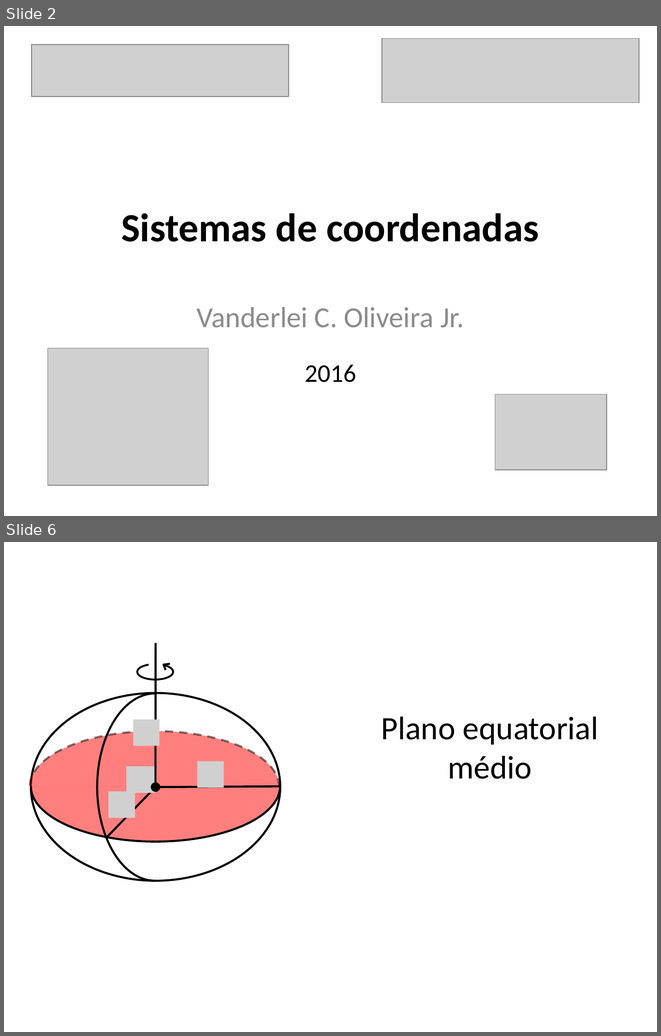
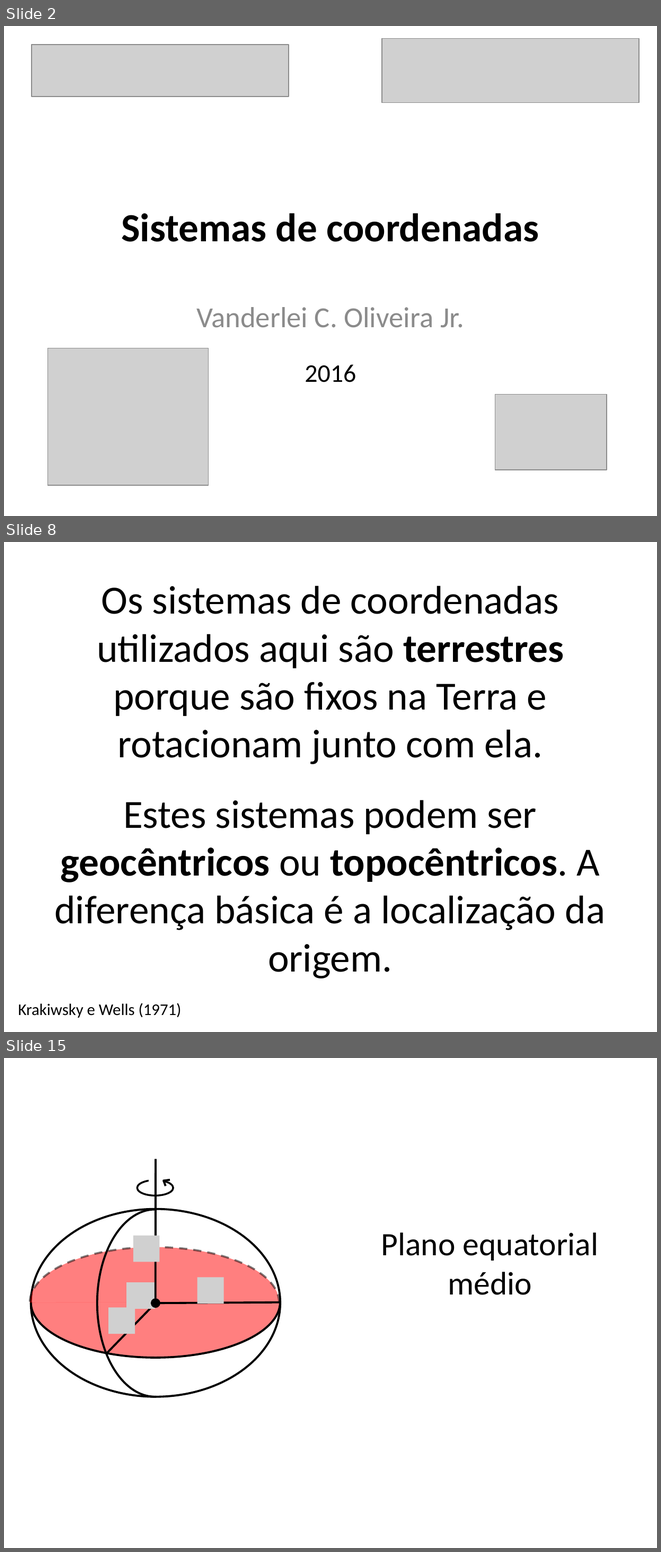
Before and after one commit to pinga-lab/CE-VII-SimBGf-2016, a slide deck: slides/3_sistemas_coordenadas.pptx. Shown one above the other, each under a label of ours: slides 2 and 6 before the commit, slides 2, 8 and 15 after it; the slides between them are not shown. The pictures are 661x1036 and 661x1552 pixels, drawn with LibreOffice and Linux fonts; fonts in the diff are those of the drawing; grey boxes stand for pictures. Boxes give left, top, right and bottom in pixels: in the first picture for what was removed or moved away, otherwise in the second. Text is boxed around its words. In the diff, an @@ line names an element or a change of style, - is before the commit and + after.

Commit message:
sistemas de coordenadas cartesiano geocentrico e geodesico

```diff
--- a/slides/3_sistemas_coordenadas.pptx
+++ b/slides/3_sistemas_coordenadas.pptx
@@ slide 8 added at <box>4,542,657,1032</box>, background #FFFFFF @@
@@ text added at <box>97,585,564,764</box>, 44 pt, text #000000 @@
+Os sistemas de coordenadas utilizados aqui são terrestres porque são fixos na Terra e rotacionam junto com ela.
@@ text added at <box>54,800,606,978</box>, 44 pt, text #000000 @@
+Estes sistemas podem ser geocêntricos ou topocêntricos. A diferença básica é a localização da origem.
@@ text added at <box>18,1003,182,1017</box>, 18 pt, text #000000 @@
+Krakiwsky e Wells (1971)
@@ what was slide 6 is now slide 15 @@
```
Also in this commit, not shown: 8 slides changed, 14 other slides added, 6 slides removed.
